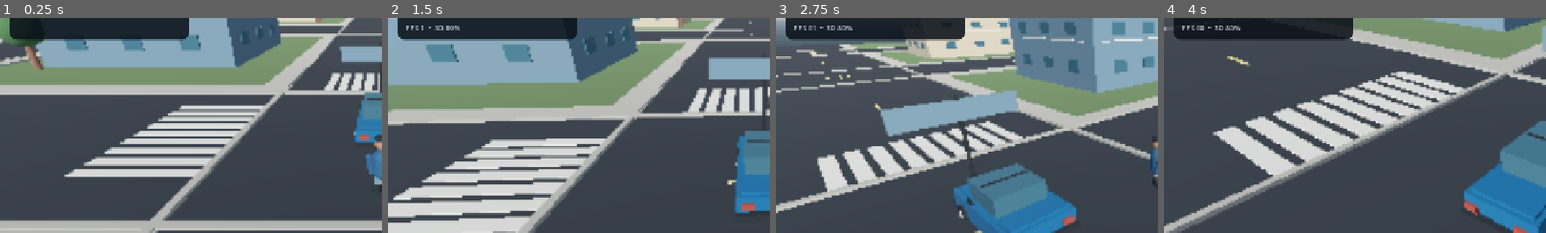
Above: before the commit, frames 1-4 (left to right).
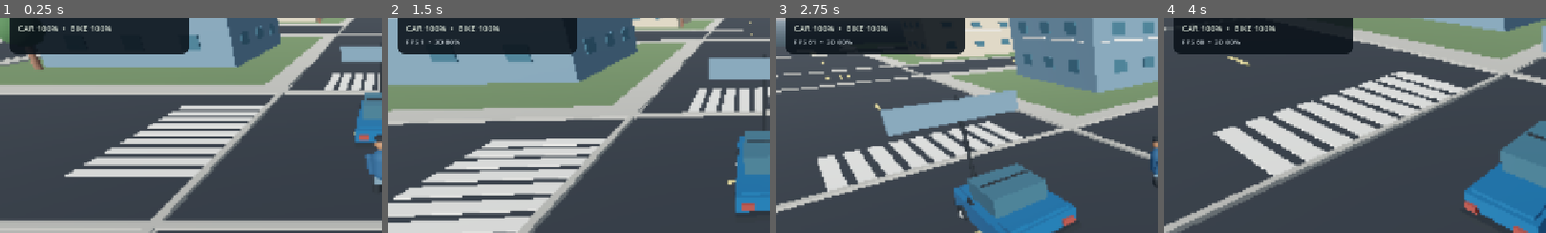
Above: after the commit, the same moments.

Repository: g82202773-coder/-blue-orbit-731
Game: Godot game, scene res://scenes/main.tscn
Two runs of this game, one before a commit and one after it. Both use one fixed random seed, a clock stepped at 60 frames per second and the inputs below.
Inputs (mouse positions are % of the whole screen's width and height, from its top left):
- Up to frame 1 (0.25 s): no input
- Up to frame 2 (1.5 s): move the mouse to (72, 45) at 0.52 s; hold D (move_right) 0.53-1.25 s; tap E (interact) at 0.6 s; click (72, 45) at 0.67 s; drag from (30, 55) to (45, 70) at 1.27 s
- Up to frame 3 (2.75 s): move the mouse to (60, 28) at 2.02 s; hold D (move_right) from 2.03 s (still down); tap E (interact) at 2.1 s
- Up to frame 4 (4 s): release D (move_right) at 2.75 s; drag from (45, 70) to (20, 35) at 2.77 s; move the mouse to (80, 65) at 3.52 s; hold A (move_left) from 3.53 s (still down); tap E (interact) at 3.6 s
The pictures show only the part of the screen within x 0-50%, y 21-71%; the shares and areas given below are measured in that part.

The runs differ from the first frame. In frame 1, 3.7% of the frame differs, in the area x 2-50%, y 3-17%; in frame 2, 3.8%; in frame 3, 3.7%; in frame 4, 3.6%.

Commit message:
Add vehicle servicing interaction, condition HUD and worn-vehicle speed penalties

Diff:
--- a/scripts/main.gd
+++ b/scripts/main.gd
@@ -62,6 +62,7 @@
 var wallet_label: Label
 var location_label: Label
 var fuel_label: Label
+var condition_label: Label
 var time_label: Label
 var needs_label: Label
 var clock_display_time := 0.0
@@ -889,6 +890,10 @@
     fuel_label.add_theme_font_size_override("font_size", 14)
     fuel_label.modulate = Color("#e4d8a7")
     status_box.add_child(fuel_label)
+    condition_label = Label.new()
+    condition_label.add_theme_font_size_override("font_size", 14)
+    condition_label.modulate = Color("#d8e1d4")
+    status_box.add_child(condition_label)
     perf_label = Label.new()
     perf_label.add_theme_font_size_override("font_size", 12)
     perf_label.modulate = Color("#d2dce2")
@@ -1041,6 +1046,7 @@
     _add_button(phone_box, "OPEN BANK", _toggle_bank, 180.0)
     _add_button(phone_box, "BUY MEAL • ₹100", _buy_meal, 180.0)
     _add_button(phone_box, "REFUEL VEHICLE • ₹300", _refuel_vehicle, 180.0)
+    _add_button(phone_box, "SERVICE NEARBY VEHICLE", _service_vehicle, 180.0)
     _add_button(phone_box, "RESET CAMERA", _reset_camera, 180.0)
     _add_button(phone_box, "JOB BOARD", _job_action, 180.0)
     _add_button(phone_box, "MY EMPIRE", _toggle_empire, 180.0)
@@ -1273,9 +1279,11 @@
         car_speed = move_toward(car_speed, 0.0, 18.0 * delta)
     else:
         fuel_empty_notified = false
-    var top_speed := 21.0 if bike_mode else CAR_FORWARD_SPEED
-    var reverse_speed := 4.5 if bike_mode else CAR_REVERSE_SPEED
-    var acceleration := 15.0 if bike_mode else 12.0
+    var condition := GameState.vehicle_condition(active_vehicle_kind)
+    var condition_factor := 0.60 if condition < 20.0 else (0.82 if condition < 50.0 else 1.0)
+    var top_speed := (21.0 if bike_mode else CAR_FORWARD_SPEED) * condition_factor
+    var reverse_speed := (4.5 if bike_mode else CAR_REVERSE_SPEED) * condition_factor
+    var acceleration := (15.0 if bike_mode else 12.0) * condition_factor
     if throttle > 0.0:
         car_speed = move_toward(car_speed, top_speed, acceleration * delta)
     elif throttle < 0.0:
@@ -1305,6 +1313,7 @@
     if absf(car_speed) > 0.5:
         GameState.consume_fuel(delta * (0.08 + absf(car_speed) * 0.004))
         GameState.consume_energy(delta * 0.0025)
+        GameState.consume_vehicle_condition(active_vehicle_kind, delta * (0.004 + absf(car_speed) * 0.0002))
         _update_fuel_hud()
 
 func _update_camera(delta: float) -> void:
@@ -1532,6 +1541,21 @@
         _update_fuel_hud()
         _refresh_ui()
 
+func _service_vehicle() -> void:
+    if driving:
+        _show_toast("Exit your vehicle before servicing it.")
+        return
+    var car_distance: float = player.global_position.distance_to(car.global_position)
+    var bike_distance: float = INF
+    if is_instance_valid(bike):
+        bike_distance = player.global_position.distance_to(bike.global_position)
+    if mini(car_distance, bike_distance) > 6.0:
+        _show_toast("Stand beside your car or motorbike to service it.")
+        return
+    var kind := "motorbike" if bike_distance < car_distance else "car"
+    if GameState.repair_vehicle(kind):
+        _refresh_ui()
+
 func _buy_bike() -> void:
     if GameState.bike_owned:
         _show_toast("Your motorbike is parked beside the central road.")
@@ -1607,7 +1631,7 @@
             recent += "• %s\n" % GameState.transactions[i]
         bank_info.text = "Wallet: ₹%d\nBank: ₹%d\nOutstanding loan: ₹%d\nDaily interest: 2%%\nNet worth: ₹%d\n\nRECENT TRANSACTIONS\n%s" % [GameState.wallet, GameState.bank_balance, GameState.loan_balance, GameState.net_worth(), recent]
     if is_instance_valid(phone_info):
-        phone_info.text = "Day %d  •  %s\nWallet ₹%d  •  Bank ₹%d\nLoan: ₹%d\nPlayer Level: %d  •  XP: %d / %d\nFuel: %d%%  •  Hunger: %d%%\nEnergy: %d%%  •  Jobs completed: %d\nComplete jobs to gain XP and unlock higher-paying work." % [GameState.day_number, GameState.clock_text(), GameState.wallet, GameState.bank_balance, GameState.loan_balance, GameState.player_level, GameState.player_xp, GameState.xp_to_next_level(), int(round(GameState.fuel_percent)), int(round(GameState.hunger_p …(77 unchanged characters)…
+        phone_info.text = "Day %d  •  %s\nWallet ₹%d  •  Bank ₹%d\nLoan: ₹%d\nPlayer Level: %d  •  XP: %d / %d\nFuel: %d%%  •  Car: %d%%\nBike: %d%%  •  Hunger: %d%%\nEnergy: %d%%  •  Jobs completed: %d\nService vehicles nearby to restore condition." % [GameState.day_number, GameState.clock_text(), GameState.wallet, GameState.bank_balance, GameState.loan_balance, GameState.player_level, GameState.player_xp, GameState.xp_to_next_level(), int(round(GameState.fuel_percent)), int(round(GameState.car_condition_percent)), int(round(GameState.bike_condition_percent)), int(round(GameState.hunger_p …(77 unchanged characters)…
     if is_instance_valid(job_info):
         if job_stage == 0:
             var courier_status: String = "AVAILABLE" if GameState.can_accept_job("Courier parcel") else "LOCKED • LEVEL 2"
@@ -1666,6 +1690,10 @@
     if is_instance_valid(fuel_label):
         fuel_label.text = "FUEL  %d%%" % int(round(GameState.fuel_percent))
         fuel_label.modulate = Color("#e4d8a7") if GameState.fuel_percent > 20.0 else Color("#e28b78")
+    if is_instance_valid(condition_label):
+        condition_label.text = "CAR %d%%  •  BIKE %d%%" % [int(round(GameState.car_condition_percent)), int(round(GameState.bike_condition_percent))]
+        var lowest_condition: float = minf(GameState.car_condition_percent, GameState.bike_condition_percent)
+        condition_label.modulate = Color("#e28b78") if lowest_condition < 30.0 else Color("#d8e1d4")
 
 func _show_toast(message: String) -> void:
     if is_instance_valid(toast_label):
